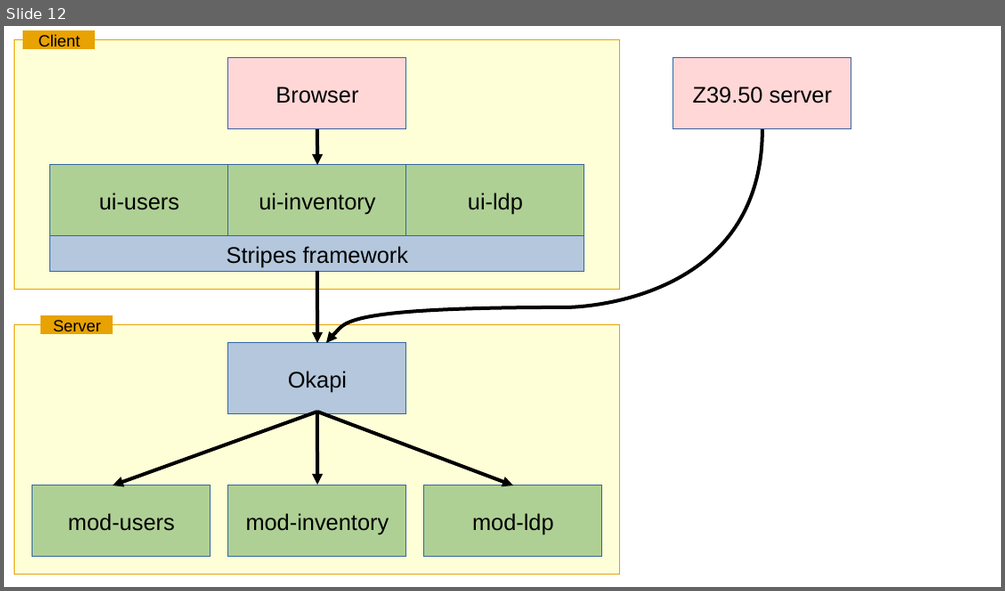
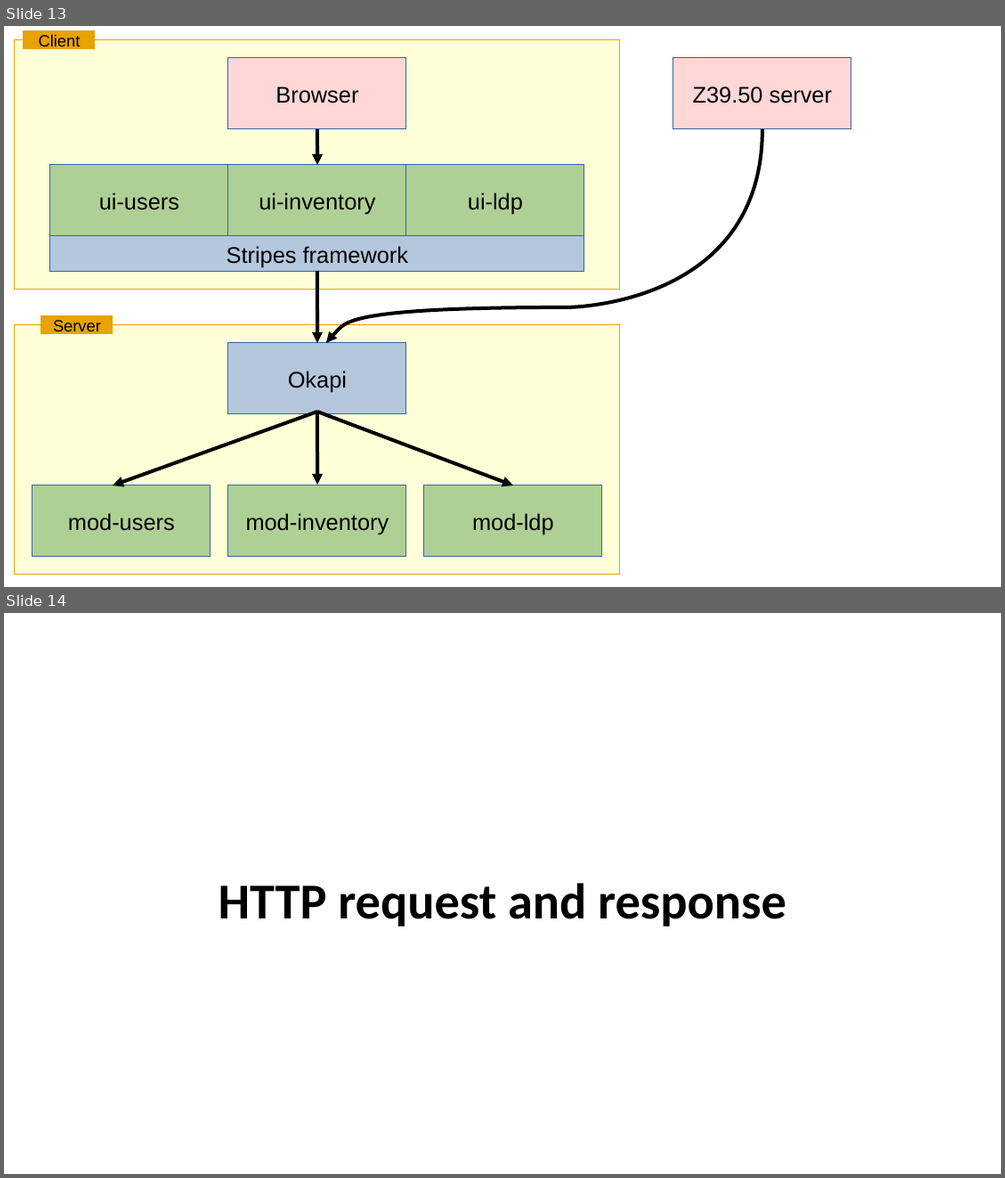
Before and after one commit to MikeTaylor/intro-to-folio-talk, a slide deck: intro-to-folio-talk.odp. Shown one above the other, each under a label of ours: slide 12 before the commit, slides 13 and 14 after it. The pictures are 1005x591 and 1005x1178 pixels, drawn with LibreOffice and Linux fonts; fonts in the diff are those of the drawing. Boxes give left, top, right and bottom in pixels: in the first picture for what was removed or moved away, otherwise in the second. Text is boxed around its words. In the diff, an @@ line names an element or a change of style, - is before the commit and + after.

```diff
--- a/intro-to-folio-talk.odp
+++ b/intro-to-folio-talk.odp
@@ slide 14 added at [4,613,1001,1174], background #FFFFFF @@
@@ text added at [218,883,786,926], 40 pt, text #000000, bold @@
+HTTP request and response
@@ what was slide 12 is now slide 13 @@
```
Also in this commit, not shown: 14 other slides added.
